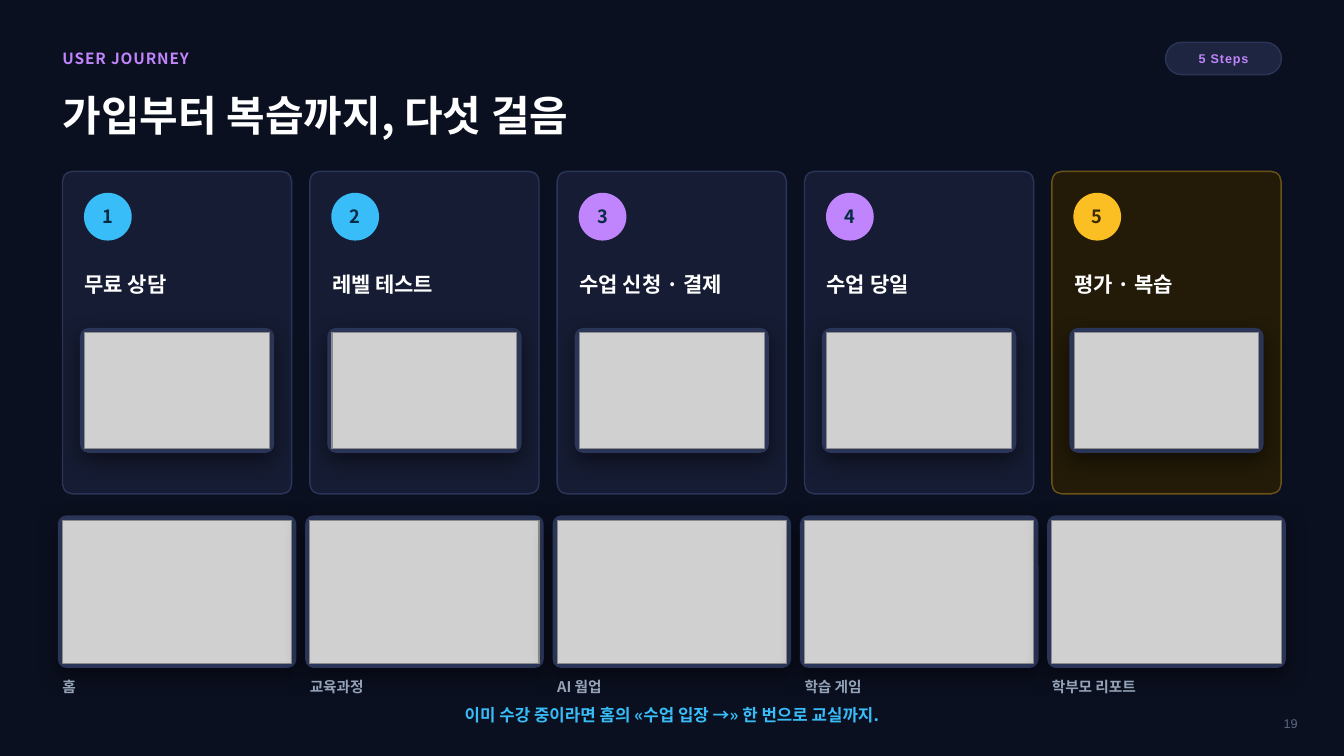
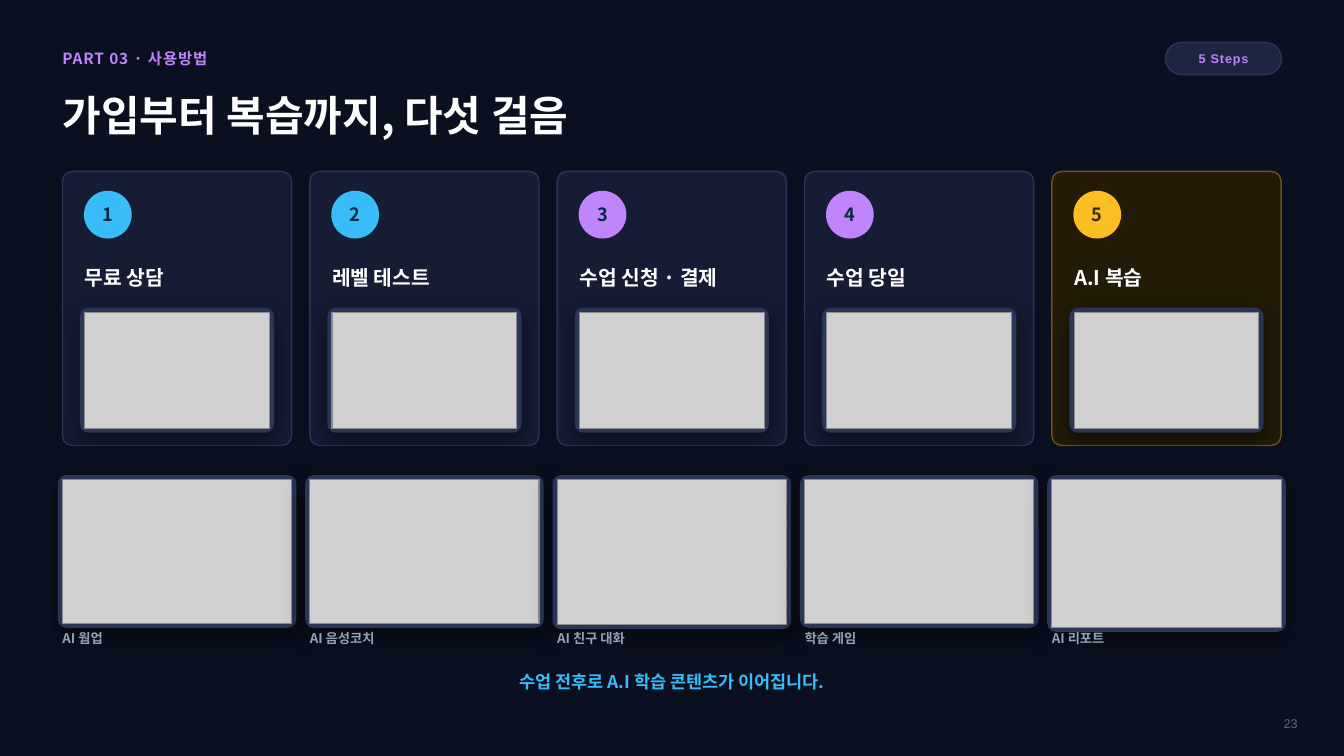
Before and after one commit to navy111p-sudo/mangoiweb, a slide deck: slide 23 of docs/MANGO_AI_안내_통합본_2026-08-17.pptx (slide 19 before the commit). Drawn at 1344x756 pixels with LibreOffice and Linux fonts; fonts in the diff are those of the drawing; grey boxes stand for pictures; background and template pictures are left out. Boxes give left, top, right and bottom in pixels: in the first picture for what was removed or moved away, otherwise in the second. Text is boxed around its words. In the diff, an @@ line names an element or a change of style, - is before the commit and + after.

```diff
--- a/docs/MANGO_AI_안내_통합본_2026-08-17.pptx
+++ b/docs/MANGO_AI_안내_통합본_2026-08-17.pptx
@@ text at [62,51,207,66]: text changed @@
-USER JOURNEY
+PART 03 · 사용방법
@@ rounded rectangle: place and size @@
-rounded rectangle at [63,171,291,494]
+rounded rectangle at [63,171,291,446]
@@ rounded rectangle: place and size @@
-rounded rectangle at [310,171,538,494]
+rounded rectangle at [310,171,538,446]
@@ rounded rectangle: place and size @@
-rounded rectangle at [558,171,786,494]
+rounded rectangle at [558,171,786,446]
@@ rounded rectangle: place and size @@
-rounded rectangle at [805,171,1033,494]
+rounded rectangle at [805,171,1033,446]
@@ rounded rectangle: place and size @@
-rounded rectangle at [1053,171,1281,494]
+rounded rectangle at [1053,171,1281,446]
@@ size 15 to 14.5 pt; line spacing 20pt to 19pt in 4 elements at [85,268,164,287], [332,268,430,287], [579,268,717,287], [827,268,906,287] @@
@@ text at [1074,268,1142,287]: text changed; size 15 to 14.5 pt @@
-평가 · 복습
+A.I 복습
@@ 5 pictures, 5 rounded rectangles: place and size @@
-5 pictures, 5 rounded rectangles at [81,329,1263,453]
+5 pictures, 5 rounded rectangles at [81,309,1263,433]
@@ rounded rectangle: place and size @@
-rounded rectangle at [1049,516,1286,667]
+rounded rectangle at [1049,476,1286,631]
@@ rounded rectangle at [1049,476,1286,631]: proportions changed @@
@@ 4 pictures, 4 rounded rectangles: place and size @@
-4 pictures, 4 rounded rectangles at [58,516,1037,667]
+4 pictures, 4 rounded rectangles at [58,476,1037,629]
@@ picture: place and size @@
-picture at [1053,520,1281,663]
+picture at [1053,480,1281,627]
@@ text "학습 게임": place and size @@
-text "학습 게임" at [805,679,862,694]
+text "학습 게임" at [805,632,856,644]
@@ text "학습 게임" at [805,632,856,644]: size 10.5 to 9.5 pt @@
@@ text at [62,632,102,644]: text changed; size 10.5 to 9.5 pt @@
-홈
+AI 웜업
@@ text at [310,632,375,644]: text changed; size 10.5 to 9.5 pt @@
-교육과정
+AI 음성코치
@@ text at [557,632,624,644]: text changed; size 10.5 to 9.5 pt @@
-AI 웜업
+AI 친구 대화
@@ text at [1052,631,1105,644]: text changed; size 10.5 to 9.5 pt @@
-학부모 리포트
+AI 리포트
@@ text at [519,673,824,690]: text changed; size 12 to 12.5 pt @@
-이미 수강 중이라면 홈의 «수업 입장 →» 한 번으로 교실까지.
+수업 전후로 A.I 학습 콘텐츠가 이어집니다.
@@ text at [1284,719,1298,728]: text changed @@
-19
+23
```
Also in this commit, not shown: 9 other slides changed, 18 slides added, 18 slides removed.
